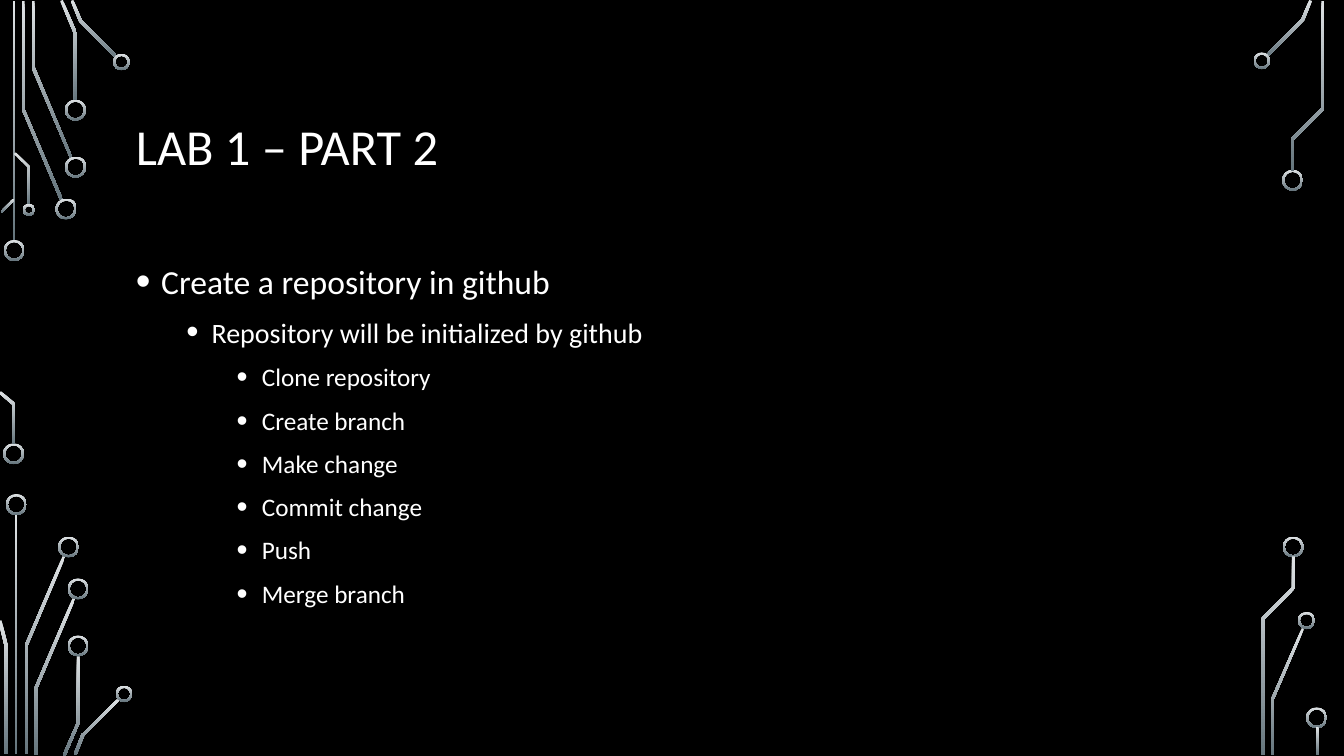
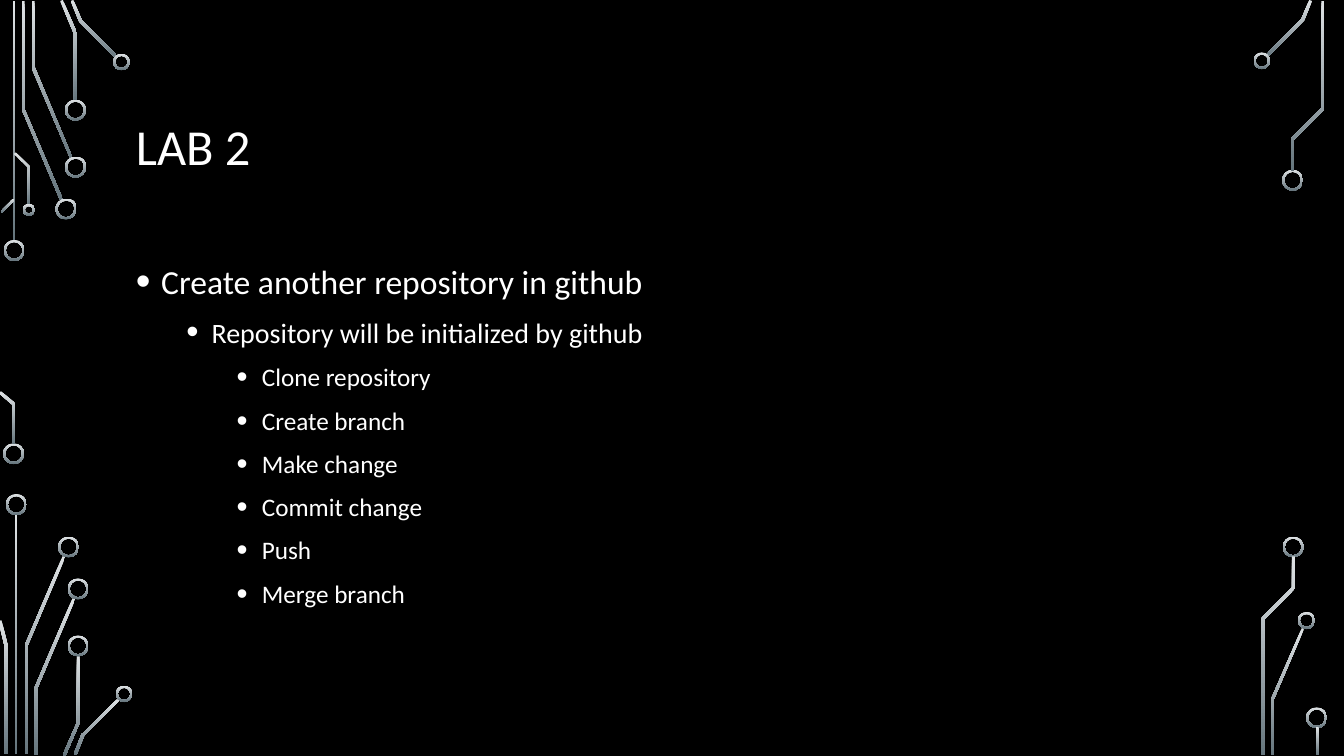
Before and after one commit to onideus/github-101-website, a slide deck: slide 15 of resources/Introduction to github.pptx (slide 10 before the commit). Drawn at 1344x756 pixels with LibreOffice and Linux fonts; fonts in the diff are those of the drawing; background and template pictures are left out. Boxes give left, top, right and bottom in pixels: in the first picture for what was removed or moved away, otherwise in the second. Text is boxed around its words. In the diff, an @@ line names an element or a change of style, - is before the commit and + after.

```diff
--- a/resources/Introduction to github.pptx
+++ b/resources/Introduction to github.pptx
@@ title at <box>136,132,251,165</box>: text changed @@
-LAB 1 – PART 2
+LAB 2
@@ text at <box>161,270,643,300</box>: text changed @@
-• Create a repository in github
+• Create another repository in github
```
Also in this commit, not shown: 3 other slides changed, 1 other file.
